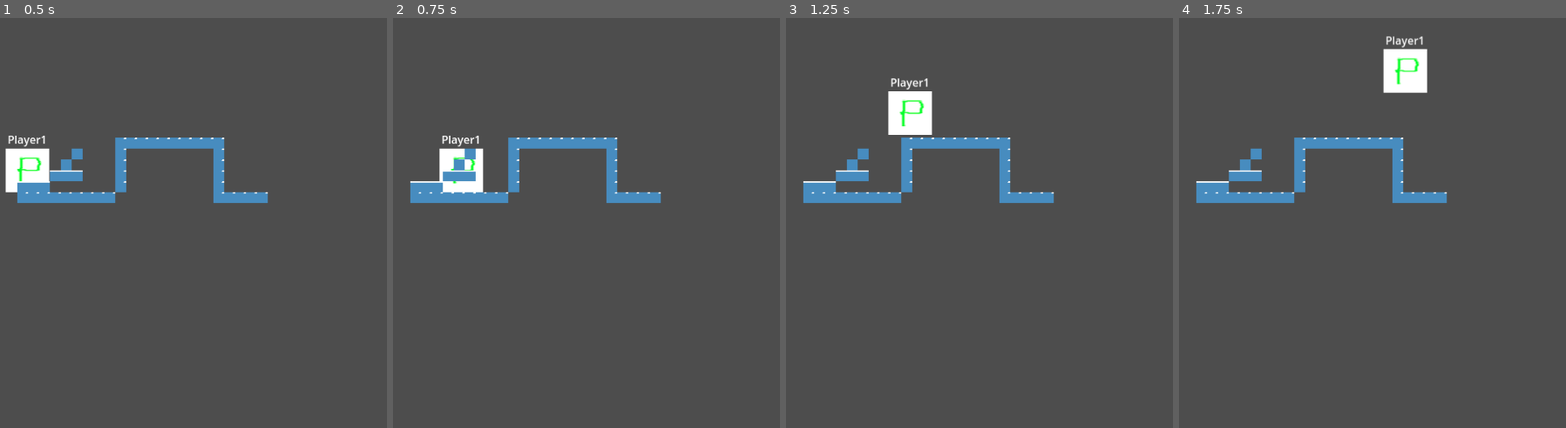
Above: before the commit, frames 1-4 (left to right).
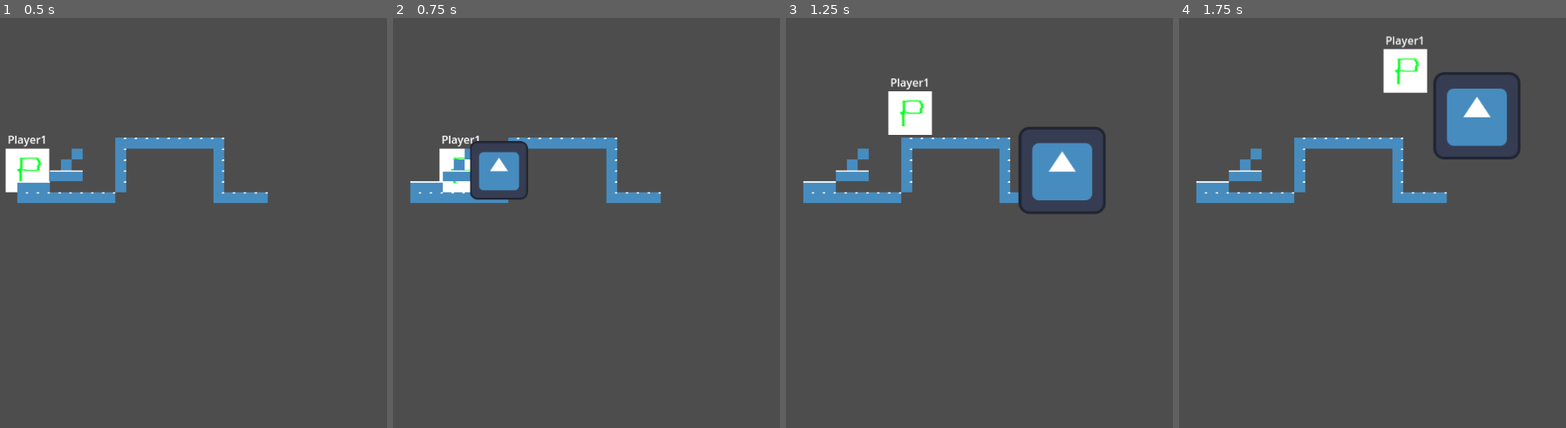
Above: after the commit, the same moments.

Repository: zac112/HeroFarmer
Game: Godot game, scene res://Assets/Platform/level_1.tscn
Two runs of this game, one before a commit and one after it. Both use one fixed random seed, a clock stepped at 60 frames per second and the inputs below. This scene is started directly instead of the project's main scene. The engine's default icon, where the game draws it, is replaced by a stand-in: a white triangle on a blue panel in a dark square.
Inputs:
- Up to frame 1 (0.5 s): no input
- Up to frame 2 (0.75 s): hold D (Farm_right) from 0.53 s (still down); tap Space (Platform_shoot) at 0.6 s
- Up to frame 3 (1.25 s): keep holding D (Farm_right); tap W (Farm_up) at 0.77 s
- Up to frame 4 (1.75 s): keep holding D (Farm_right); tap Space (Platform_shoot) at 1.35 s; tap W (Farm_up) at 1.52 s

Frame 1 is identical in both runs. In frame 2, 1.5% of the frame differs, in the area x 19-35%, y 30-45%; in frame 3, 2.9%; in frame 4, 2.9%, in the area x 65-89%, y 13-35%.

Commit message:
player can shoot RIGHT

Diff:
--- a/Assets/Platform/level_1.gd
+++ b/Assets/Platform/level_1.gd
@@ -10,5 +10,9 @@
 	pass
 
 
-func _on_player_shoot_particle(pos):
+
+func _on_player_platform_particle(pos):
+	var particle = particle_scene.instantiate()
+	$".".add_child(particle)
+	particle.position = pos
 	print(pos)
--- a/Assets/Platform/level_1.tscn
+++ b/Assets/Platform/level_1.tscn
@@ -220,3 +220,5 @@
 tile_set = SubResource("TileSet_xvohk")
 format = 2
 layer_0/tile_data = PackedInt32Array(-1, 327680, 2, -131072, 327680, 2, 65535, 196608, 4, 0, 196608, 4, 65534, 196608,  …(668 unchanged characters)…
+
+[connection signal="particle" from="player_platform" to="." method="_on_player_platform_particle"]
--- a/Assets/Player/Platform/player_platform.gd
+++ b/Assets/Player/Platform/player_platform.gd
@@ -10,8 +10,9 @@
 var inventory = {}
 
 enum State {Idle, Run, Jump}
+var current_state
 
-var current_state
+signal particle(pos)
 
 
 @onready var playerName = %Label
@@ -28,6 +29,7 @@
 func _process(delta):
 	if Input.is_action_just_pressed("Platform_shoot") and can_shoot:
 		print("SHOOT", can_shoot)
+		particle.emit($RightShootMarker.global_position)
 
 
 func _physics_process(delta):
